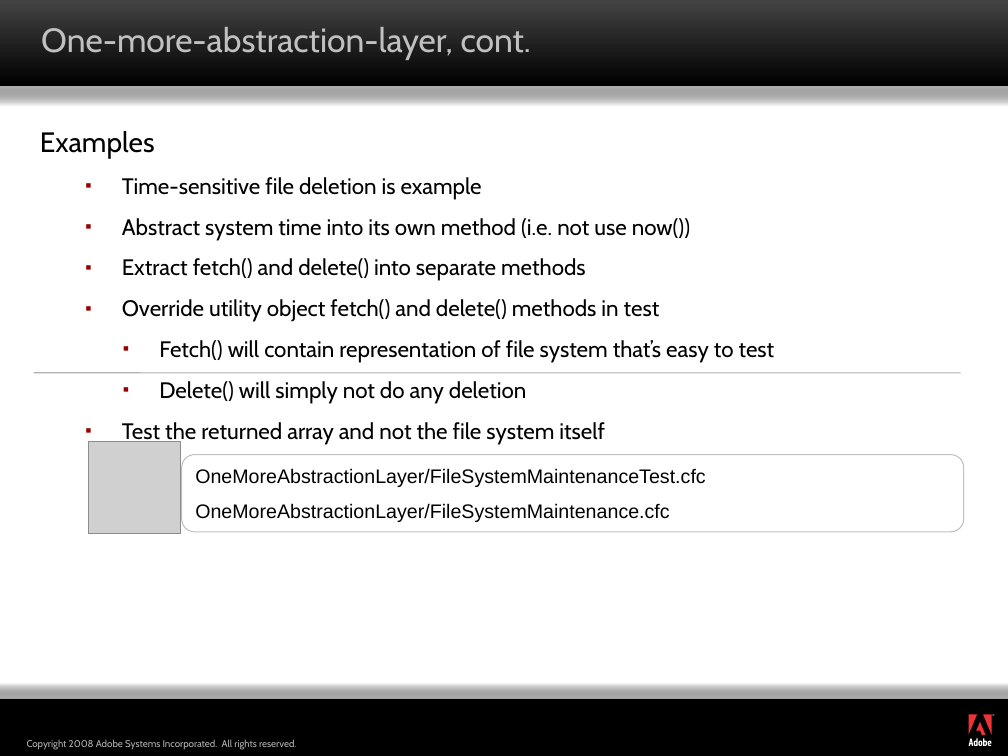
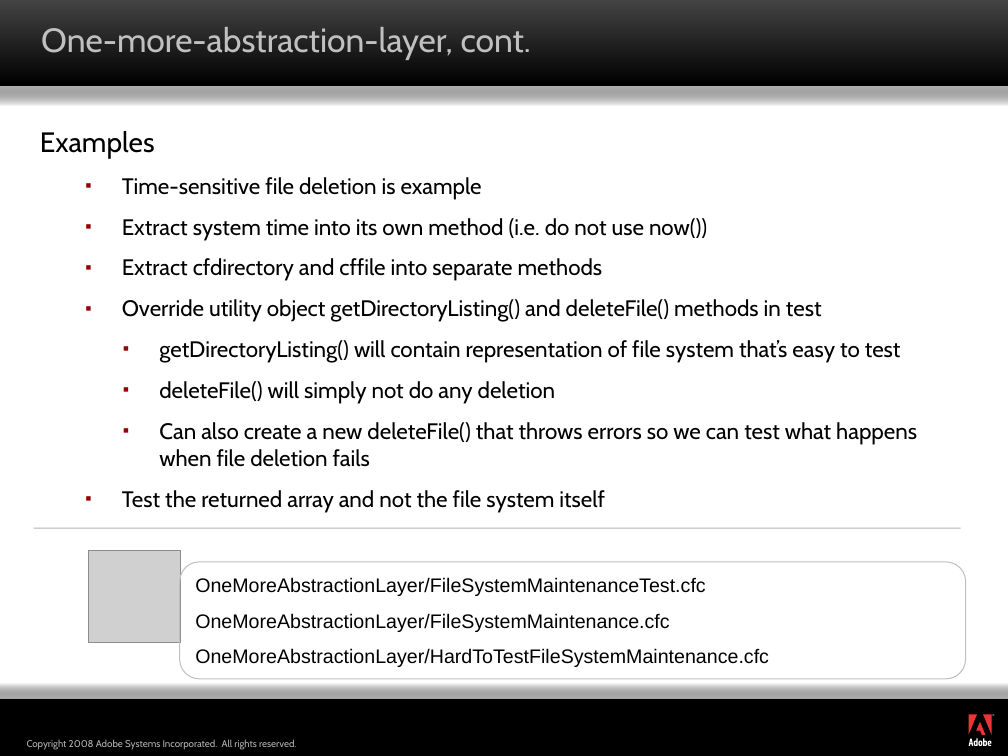
Before and after one commit to marcesher/mxunit-cfmeetups, a slide deck: slide 15 of max08/Marc_Esher_Bill_Shelton_AdvancedPatternsForColdfusionTestAutomation_draft2.ppt. Drawn at 1008x756 pixels with LibreOffice and Linux fonts; fonts in the diff are those of the drawing; grey boxes stand for pictures; background and template pictures are left out. Boxes give left, top, right and bottom in pixels: in the first picture for what was removed or moved away, otherwise in the second. Text is boxed around its words. In the diff, an @@ line names an element or a change of style, - is before the commit and + after.

```diff
--- a/max08/Marc_Esher_Bill_Shelton_AdvancedPatternsForColdfusionTestAutomation_draft2.ppt
+++ b/max08/Marc_Esher_Bill_Shelton_AdvancedPatternsForColdfusionTestAutomation_draft2.ppt
@@ text at box(122, 218, 917, 467): text changed @@
-  ▪ Abstract system time into its own method (i.e. not use now())
-  ▪ Extract fetch() and delete() into separate methods
-  ▪ Override utility object fetch() and delete() methods in test
-    ▪ Fetch() will contain representation of file system that’s easy to test
-    ▪ Delete() will simply not do any deletion
+  ▪ Extract system time into its own method (i.e. do not use now())
+  ▪ Extract cfdirectory and cffile into separate methods
+  ▪ Override utility object getDirectoryListing() and deleteFile() methods in test
+    ▪ getDirectoryListing() will contain representation of file system that’s easy to test
+    ▪ deleteFile() will simply not do any deletion
+    ▪ Can also create a new deleteFile() that throws errors so we can test what happens when file deletion fails
@@ line moved from (33, 373) - (961, 373) to (33, 528) - (961, 528) @@
@@ picture: place and size @@
-picture at box(89, 442, 181, 534)
+picture at box(89, 550, 181, 643)
@@ rounded rectangle "OneMoreAbstractionLayer/FileSystemMaintenanceTest.cfc": place and size @@
-rounded rectangle "OneMoreAbstractionLayer/FileSystemMaintenanceTest.cfc" at box(181, 455, 964, 532)
+rounded rectangle "OneMoreAbstractionLayer/FileSystemMaintenanceTest.cfc" at box(179, 561, 966, 678)
@@ text in rounded rectangle at box(195, 648, 769, 667): paragraph added @@
+OneMoreAbstractionLayer/HardToTestFileSystemMaintenance.cfc
```
Also in this commit, not shown: 2 other slides changed, 5 other files.
